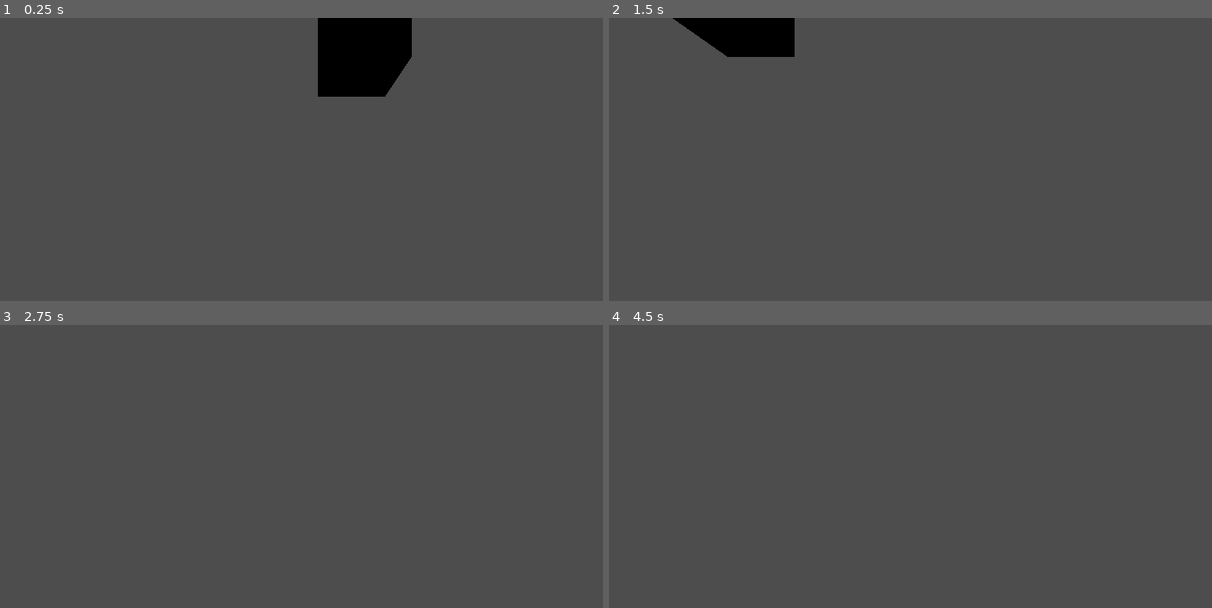
Above: before the commit, frames 1-4 (two rows, left to right).
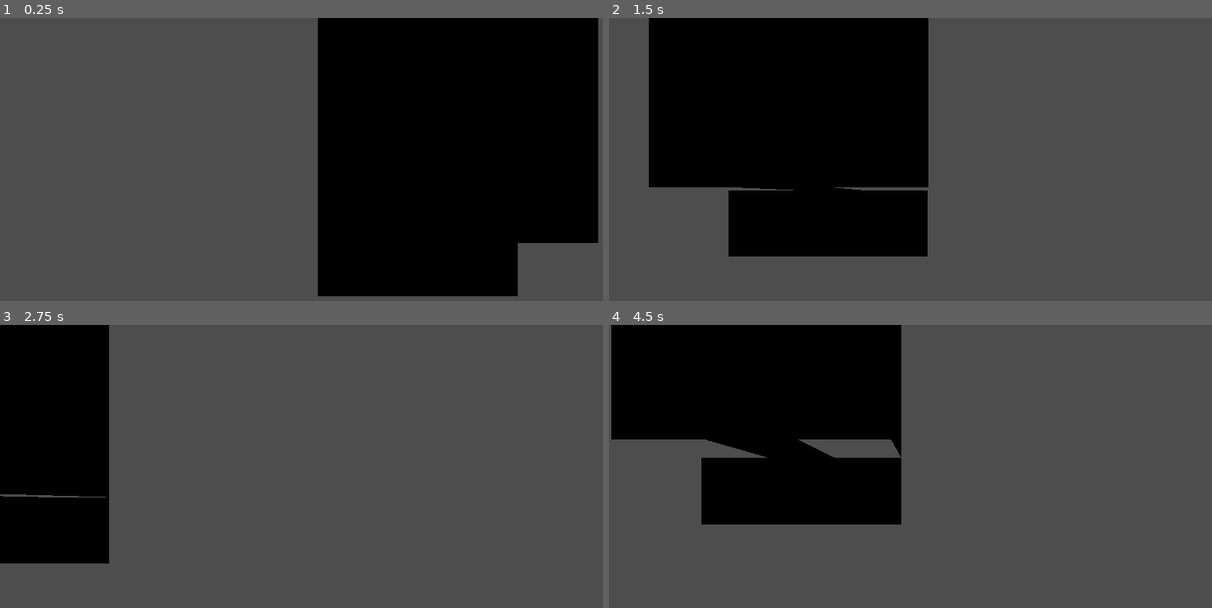
Above: after the commit, the same moments.

Repository: jpw1991/godot-test
Game: Godot game, scene res://root.tscn
The game is run twice, just before and just after one commit, with the same random seed, the same clock (stepped at 60 frames per second) and the same inputs.
Inputs (mouse positions are in pixels of both pictures, inside the frame that each line leads up to):
- Up to frame 1 (0.25 s): no input
- Up to frame 2 (1.5 s): tap Enter at 0.5 s; move the mouse to (1067, 179) at 0.52 s; hold D 0.53-1.25 s; tap Q at 0.6 s; click (1067, 179) at 0.67 s; drag from (801, 213) to (892, 267) at 1.27 s
- Up to frame 3 (2.75 s): tap Space at 2 s; move the mouse to (379, 424) at 2.02 s; hold D from 2.03 s (still down); tap Shift at 2.1 s
- Up to frame 4 (4.5 s): release D at 2.75 s; drag from (892, 574) to (735, 449) at 2.77 s; tap Enter at 3.5 s; move the mouse to (1115, 557) at 3.52 s; hold A 3.53-4.25 s; tap Q at 3.6 s; drag from (735, 449) to (832, 415) at 4.27 s

The runs differ from the first frame. In frame 1, 39% of the frame differs, in the area x 52-100%, y 0-99%; in frame 2, 33%; in frame 3, 15%; in frame 4, 28%.

Commit message:
some fumbling and floundering

Diff:
--- a/root.gd
+++ b/root.gd
@@ -45,15 +45,15 @@
 
 
 func generate_surface_tool():
+#	var tiles_2d = [
+#		[Tile.new(0,0,TileType.WALL)],
+#		]
 	var tiles_2d = [
-		[Tile.new(0,0,TileType.WALL)],
+		[Tile.new(0,0,TileType.WALL),Tile.new(1,0,TileType.WALL),Tile.new(2,0,TileType.WALL)],
+		[Tile.new(0,1,TileType.WALL),Tile.new(1,1,TileType.FLOOR),Tile.new(2,1,TileType.WALL)],
+		[Tile.new(0,2,TileType.WALL),Tile.new(1,2,TileType.WALL),Tile.new(2,2,TileType.WALL)],
+		[Tile.new(0,3,TileType.FLOOR),Tile.new(1,3,TileType.FLOOR),Tile.new(2,3,TileType.FLOOR)],
 		]
-#	var tiles_2d = [
-#		[Tile.new(0,0,TileType.WALL),Tile.new(1,0,TileType.WALL),Tile.new(2,0,TileType.WALL)],
-#		[Tile.new(0,1,TileType.WALL),Tile.new(1,1,TileType.FLOOR),Tile.new(2,1,TileType.WALL)],
-#		[Tile.new(0,2,TileType.WALL),Tile.new(1,2,TileType.WALL),Tile.new(2,2,TileType.WALL)],
-#		[Tile.new(0,3,TileType.FLOOR),Tile.new(1,3,TileType.FLOOR),Tile.new(2,3,TileType.FLOOR)],
-#		]
 	var result = SurfaceTool.new()
 	result.begin(Mesh.PRIMITIVE_TRIANGLES)
 	#result.set_color(Color(1, 0, 0))
@@ -63,14 +63,9 @@
 			var tile = tiles_2d[y][x]
 			var position = Vector3(tile.x, tile.height(), tile.y)
 
-			# order should be counter-clockwise for flat, west, and north
-			# while clockwise for east and south. This determines the direction
-			# of the faces
-
-			result.add_triangle_fan([position + BOTTOM_LEFT, position + BOTTOM_RIGHT,
-				position + TOP_RIGHT, position + TOP_LEFT],
-				[BOTTOM_LEFT_UV, BOTTOM_RIGHT_UV, TOP_RIGHT_UV, TOP_LEFT_UV],
-				[], [], [Vector3.UP, Vector3.UP, Vector3.UP, Vector3.UP])
+			var flat_verts = [position + BOTTOM_LEFT, position + BOTTOM_RIGHT,
+				position + TOP_RIGHT, position + TOP_LEFT]
+			result.add_triangle_fan(flat_verts)
 
 			# West wall
 			if x == 0 or tiles_2d[y][x-1].height() < tile.height():
@@ -78,12 +73,12 @@
 				var min_height = 0 if x == 0 else tiles_2d[y][x-1].height()
 				var max_height = tile.height()
 
-				result.add_triangle_fan([Vector3(position.x, min_height, position.z),
+				var west_wall_verts = [Vector3(position.x, min_height, position.z),
 					Vector3(position.x, min_height, position.z - 1),
 					Vector3(position.x, max_height, position.z - 1),
-					Vector3(position.x, max_height, position.z)],
-					[BOTTOM_LEFT_UV, BOTTOM_RIGHT_UV, TOP_RIGHT_UV, TOP_LEFT_UV],
-					[], [], [Vector3.LEFT, Vector3.LEFT, Vector3.LEFT, Vector3.LEFT])
+					Vector3(position.x, max_height, position.z)]
+
+				result.add_triangle_fan(west_wall_verts)
 
 			# East wall
 			if x == tiles_2d[y].size() - 1 or tiles_2d[y][x+1].height() < tile.height():
@@ -91,12 +86,12 @@
 				var min_height = 0 if x == tiles_2d[y].size() - 1 else tiles_2d[y][x+1].height()
 				var max_height = tile.height()
 
-				result.add_triangle_fan([Vector3(position.x + 1, max_height, position.z),
+				var east_wall_verts = [Vector3(position.x + 1, max_height, position.z),
 					Vector3(position.x + 1, max_height, position.z - 1),
 					Vector3(position.x + 1, min_height, position.z - 1),
-					Vector3(position.x + 1, min_height, position.z)],
-					[BOTTOM_LEFT_UV, BOTTOM_RIGHT_UV, TOP_RIGHT_UV, TOP_LEFT_UV],
-					[], [], [Vector3.RIGHT, Vector3.RIGHT, Vector3.RIGHT, Vector3.RIGHT])
+					Vector3(position.x + 1, min_height, position.z)]
+
+				result.add_triangle_fan(east_wall_verts)
 
 			# South wall
 			if y == 0 or tiles_2d[y-1][x].height() < tile.height():
@@ -104,12 +99,14 @@
 				var min_height = 0 if y == 0 else tiles_2d[y-1][x].height()
 				var max_height = tile.height()
 
-				result.add_triangle_fan([Vector3(position.x, max_height, position.z),
+				var south_wall_verts = [Vector3(position.x, min_height, position.z),
+					Vector3(position.x + 1, min_height, position.z),
 					Vector3(position.x + 1, max_height, position.z),
-					Vector3(position.x + 1, min_height, position.z),
-					Vector3(position.x, min_height, position.z)],
-					[BOTTOM_LEFT_UV, BOTTOM_RIGHT_UV, TOP_RIGHT_UV, TOP_LEFT_UV],
-					[], [], [Vector3.BACK, Vector3.BACK, Vector3.BACK, Vector3.BACK])
+					Vector3(position.x, max_height, position.z)]
+				south_wall_verts.reverse()
+				var normals = [Vector3.BACK, Vector3.BACK, Vector3.BACK, Vector3.BACK]
+
+				result.add_triangle_fan(south_wall_verts, [], [], [], normals)
 
 			# North wall
 			if y == tiles_2d.size()- 1 or tiles_2d[y+1][x].height() < tile.height():
@@ -117,13 +114,14 @@
 				var min_height = 0 if y == tiles_2d.size() - 1 else tiles_2d[y+1][x].height()
 				var max_height = tile.height()
 
-				result.add_triangle_fan([Vector3(position.x, min_height, position.z - 1),
+				var north_wall_verts = [Vector3(position.x, max_height, position.z - 1),
+					Vector3(position.x + 1, max_height, position.z - 1),
 					Vector3(position.x + 1, min_height, position.z - 1),
-					Vector3(position.x + 1, max_height, position.z - 1),
-					Vector3(position.x, max_height, position.z - 1)],
-					[BOTTOM_LEFT_UV, BOTTOM_RIGHT_UV, TOP_RIGHT_UV, TOP_LEFT_UV],
-					[], [],
-					[Vector3.FORWARD, Vector3.FORWARD, Vector3.FORWARD, Vector3.FORWARD])
+					Vector3(position.x, min_height, position.z - 1)]
+				north_wall_verts.reverse()
+				var normals = [Vector3.BACK, Vector3.BACK, Vector3.BACK, Vector3.BACK]
+
+				result.add_triangle_fan(north_wall_verts, [], [], [], normals)
 
 	return result
 
